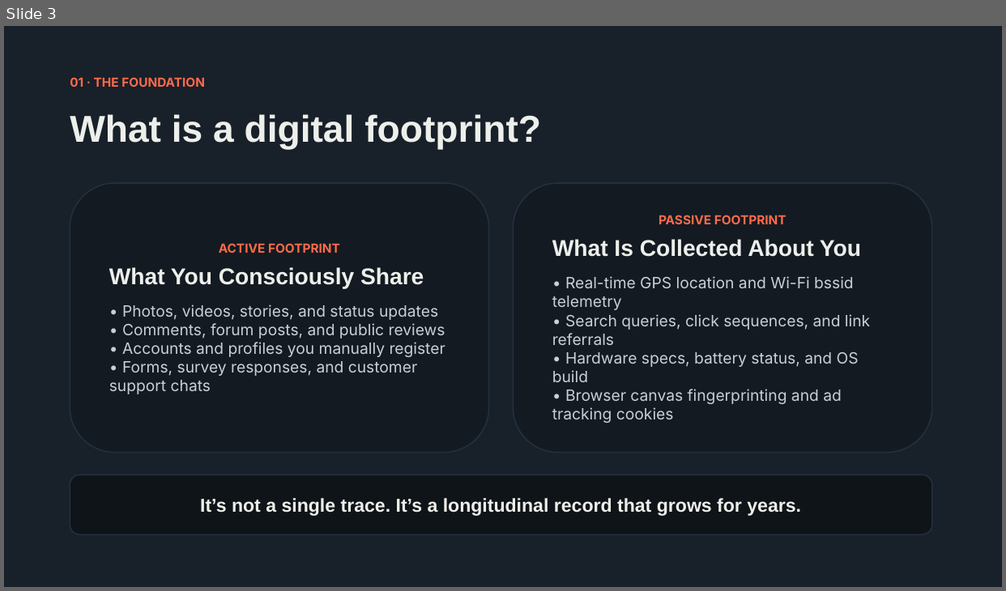
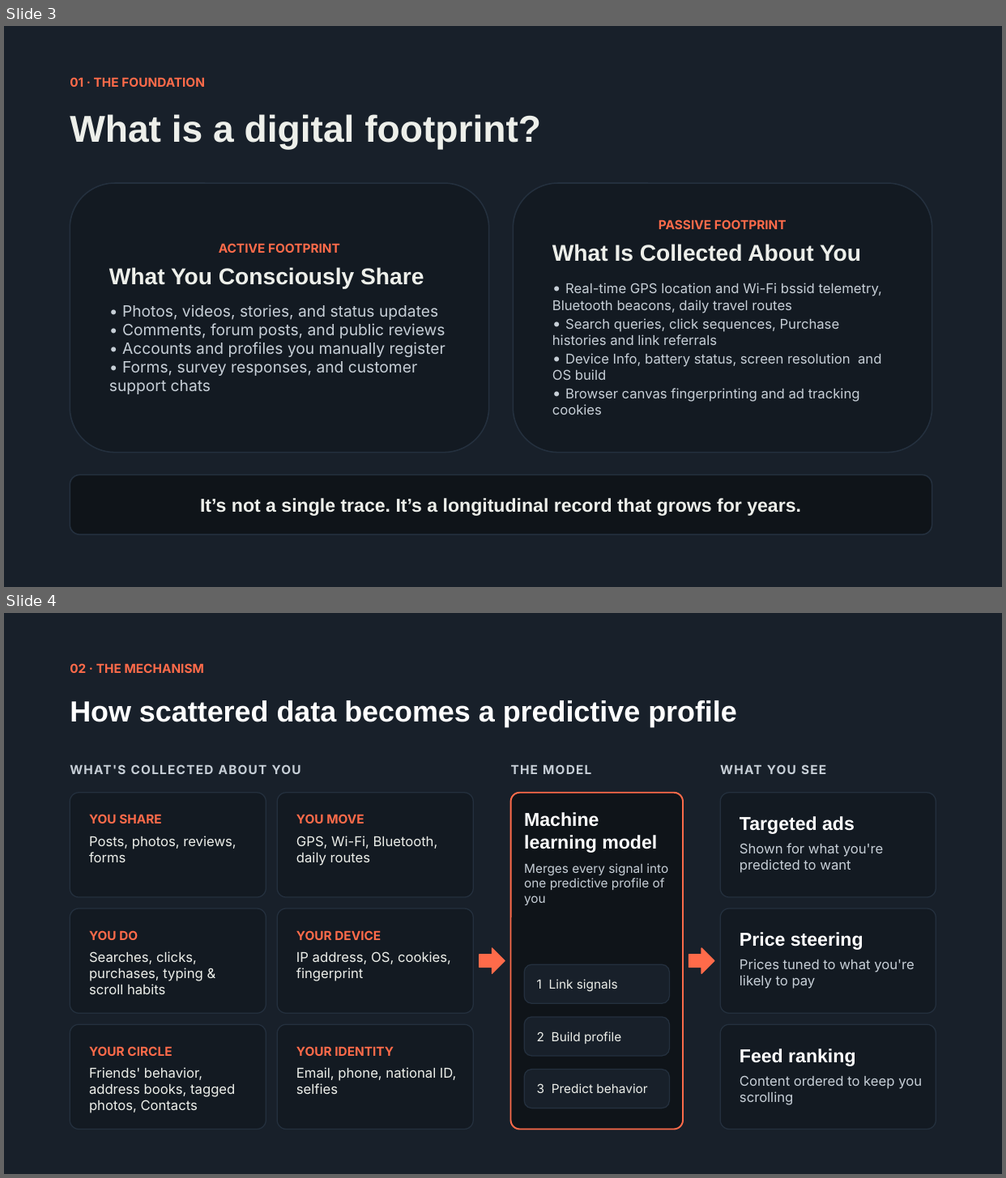
Before and after one commit to snowfox-rubait/englishPresentation, a slide deck: digitalFootprint/383 & 388.pptx. Shown one above the other, each under a label of ours: slide 3 before the commit, slides 3 and 4 after it. The pictures are 1006x591 and 1006x1178 pixels, drawn with LibreOffice and Linux fonts; fonts in the diff are those of the drawing. Boxes give left, top, right and bottom in pixels: in the first picture for what was removed or moved away, otherwise in the second. Text is boxed around its words. In the diff, an @@ line names an element or a change of style, - is before the commit and + after.

```diff
--- a/digitalFootprint/383 & 388.pptx
+++ b/digitalFootprint/383 & 388.pptx
@@ slide 4 added at [4, 613, 1002, 1174], background #18202A @@
@@ text added at [70, 663, 204, 673], 12 pt, text #FF6B4A, bold @@
+02 · THE MECHANISM
@@ text added at [70, 700, 737, 727], 28 pt, text #FFFFFF, bold @@
+How scattered data becomes a predictive profile
@@ text added at [70, 764, 301, 774], 12 pt, text #C7CFD7, bold @@
+WHAT'S COLLECTED ABOUT YOU
@@ text added at [511, 764, 591, 774], 12 pt, text #C7CFD7, bold @@
+THE MODEL
@@ text added at [720, 764, 826, 774], 12 pt, text #C7CFD7, bold @@
+WHAT YOU SEE
@@ rounded rectangle added at [70, 793, 266, 897], fill #131A22, outline #24303E 0.99 pt, 13 pt, text #EDEFEA @@
+YOU SHARE
+Posts, photos, reviews, forms
@@ rounded rectangle added at [277, 793, 473, 897], fill #131A22, outline #24303E 0.99 pt, 13 pt, text #EDEFEA @@
+YOU MOVE
+GPS, Wi-Fi, Bluetooth, daily routes
@@ rounded rectangle added at [511, 793, 683, 1130], fill #0F1419, outline #FF6B4A 1.5 pt @@
@@ rounded rectangle added at [720, 793, 936, 897], fill #131A22, outline #24303E 0.99 pt, 13 pt, text #C7CFD7 @@
+Targeted ads
+Shown for what you're predicted to want
@@ text added at [524, 812, 668, 905], 12 pt, text #C7CFD7 @@
+Machine learning model
+Merges every signal into one predictive profile of you
@@ rounded rectangle added at [70, 909, 266, 1013], fill #131A22, outline #24303E 0.99 pt, 13 pt, text #EDEFEA @@
+YOU DO
+Searches, clicks, purchases, typing & scroll habits
@@ rounded rectangle added at [277, 909, 473, 1013], fill #131A22, outline #24303E 0.99 pt, 13 pt, text #EDEFEA @@
+YOUR DEVICE
+IP address, OS, cookies, fingerprint
@@ rounded rectangle added at [720, 909, 936, 1013], fill #131A22, outline #24303E 0.99 pt, 13 pt, text #C7CFD7 @@
+Price steering
+Prices tuned to what you're likely to pay
@@ right arrow added at [479, 948, 505, 973], fill #FF6B4A, outline #FF6B4A 0.99 pt @@
@@ right arrow added at [689, 948, 714, 973], fill #FF6B4A, outline #FF6B4A 0.99 pt @@
@@ rounded rectangle added at [524, 965, 670, 1003], fill #18202A, outline #24303E 0.99 pt, 12 pt, text #EDEFEA @@
+1 Link signals
@@ rounded rectangle added at [70, 1024, 266, 1130], fill #131A22, outline #24303E 0.99 pt, 13 pt, text #EDEFEA @@
+YOUR CIRCLE
+Friends' behavior, address books, tagged photos, Contacts
@@ rounded rectangle added at [277, 1024, 473, 1130], fill #131A22, outline #24303E 0.99 pt, 13 pt, text #EDEFEA @@
+YOUR IDENTITY
+Email, phone, national ID, selfies
@@ rounded rectangle added at [524, 1017, 670, 1056], fill #18202A, outline #24303E 0.99 pt, 12 pt, text #EDEFEA @@
+2 Build profile
@@ rounded rectangle added at [720, 1024, 936, 1130], fill #131A22, outline #24303E 0.99 pt, 13 pt, text #C7CFD7 @@
+Feed ranking
+Content ordered to keep you scrolling
@@ rounded rectangle added at [524, 1070, 670, 1109], fill #18202A, outline #24303E 0.99 pt, 12 pt, text #EDEFEA @@
+3 Predict behavior
@@ slide 3 changed as well @@
@@ rounded rectangle "ACTIVE FOOTPRINT" at [70, 183, 489, 453]: outline #24303E 1.2 pt to #24303E 1.19 pt; proportions changed @@
@@ rounded rectangle "PASSIVE FOOTPRINT" at [513, 183, 932, 453]: outline #24303E 1.2 pt to #24303E 1.19 pt; proportions changed @@
@@ text in rounded rectangle at [552, 283, 882, 415]: text changed; size 15 to 13 pt @@
-• Real-time GPS location and Wi-Fi bssid telemetry
-• Search queries, click sequences, and link referrals
-• Hardware specs, battery status, and OS build
-• Browser canvas fingerprinting and ad tracking cookies
+• Real-time GPS location and Wi-Fi bssid telemetry, Bluetooth beacons, daily travel routes
+• Search queries, click sequences, Purchase histories and link referrals
+• Device Info, battery status, screen resolution and OS build
+• Browser canvas fingerprinting and ad tracking cookies
```
Also in this commit, not shown: 6 other slides changed, 1 other slide added, 4 slides removed, 6 other files.
